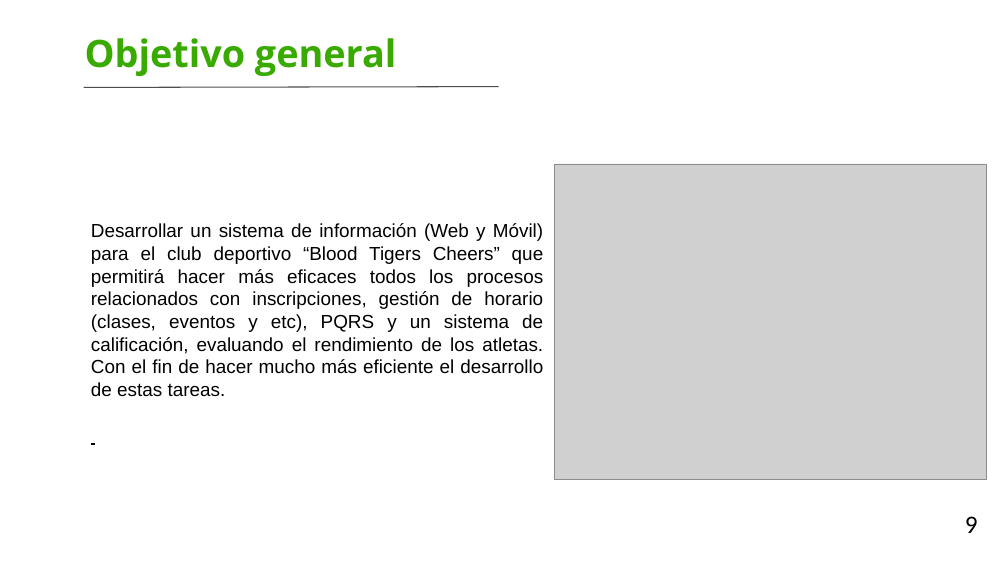
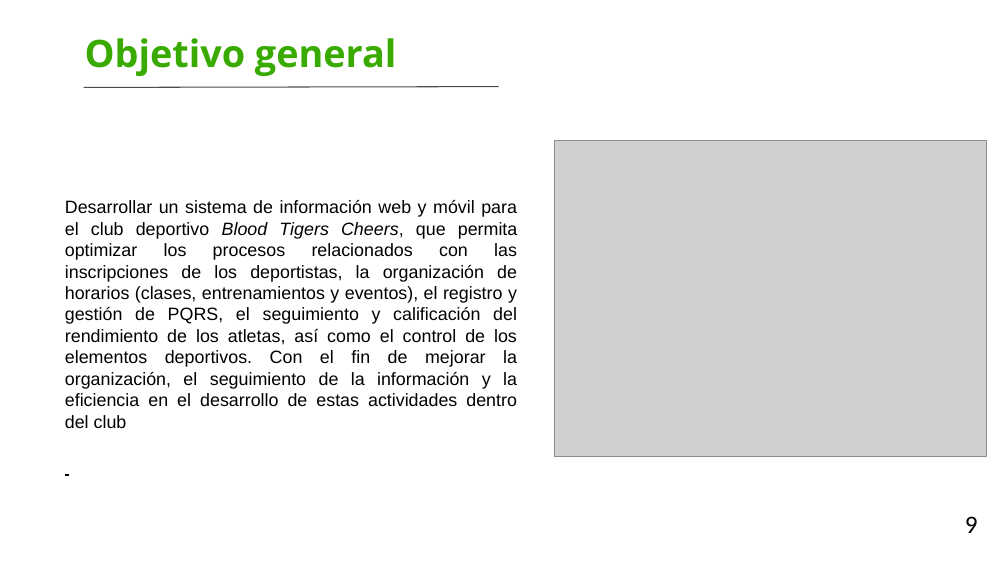
Before and after one commit to DONLEO21/Pruebas, a slide deck: slide 9 of Documentación/Presentacion_SENA_CheerClick_I.pptx. Drawn at 1008x567 pixels with LibreOffice and Linux fonts; fonts in the diff are those of the drawing; grey boxes stand for pictures; background and template pictures are left out. Boxes give left, top, right and bottom in pixels: in the first picture for what was removed or moved away, otherwise in the second. Text is boxed around its words. In the diff, an @@ line names an element or a change of style, - is before the commit and + after.

Commit message:
Tercera Versión Presentación CheerClick I

```diff
--- a/Documentación/Presentacion_SENA_CheerClick_I.pptx
+++ b/Documentación/Presentacion_SENA_CheerClick_I.pptx
@@ picture: place and size @@
-picture at <box>555,164,987,480</box>
+picture at <box>555,141,987,457</box>
@@ text at <box>65,200,518,428</box>: text changed; size 18 to 17 pt @@
-Desarrollar un sistema de información (Web y Móvil) para el club deportivo “Blood Tigers Cheers” que permitirá hacer más eficaces todos los procesos relacionados con inscripciones, gestión de horario (clases, eventos y etc), PQRS y un sistema de calificación, evaluando el rendimiento de los atletas. Con el fin de hacer mucho más eficiente el desarrollo de estas tareas.
+Desarrollar un sistema de información web y móvil para el club deportivo Blood Tigers Cheers, que permita optimizar los procesos relacionados con las inscripciones de los deportistas, la organización de horarios (clases, entrenamientos y eventos), el registro y gestión de PQRS, el seguimiento y calificación del rendimiento de los atletas, así como el control de los elementos deportivos. Con el fin de mejorar la organización, el seguimiento de la información y la eficiencia en el desarrollo de estas actividades dentro del club
```
Also in this commit, not shown: 9 other slides changed, 1 slide added.
